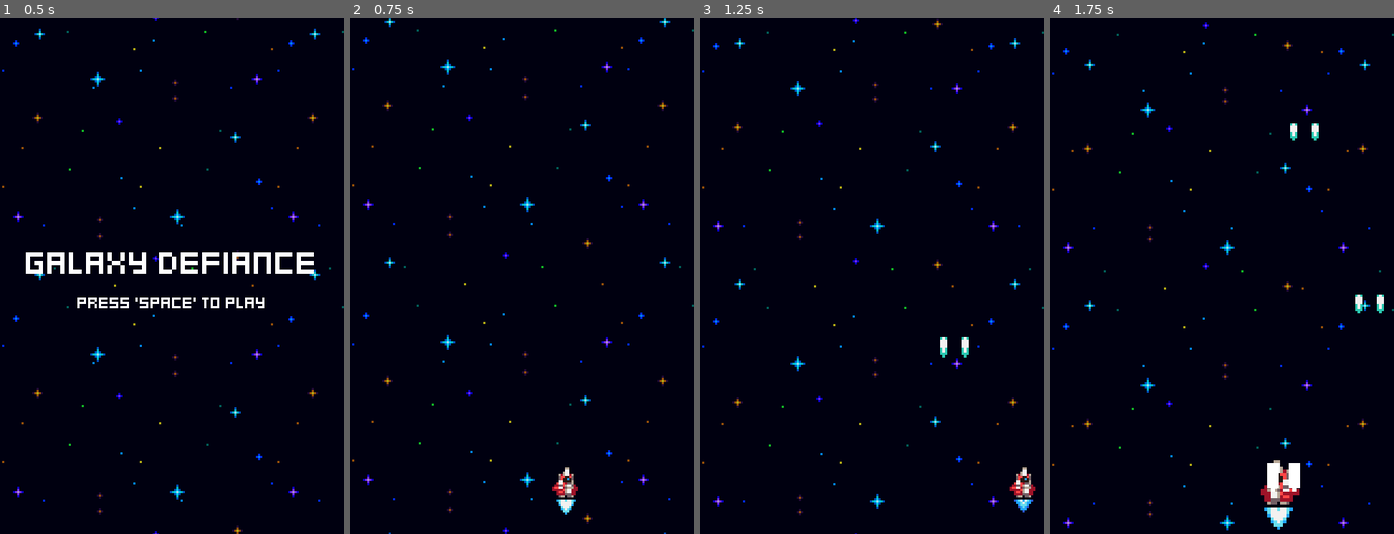
Above: before the commit, frames 1-4 (left to right).
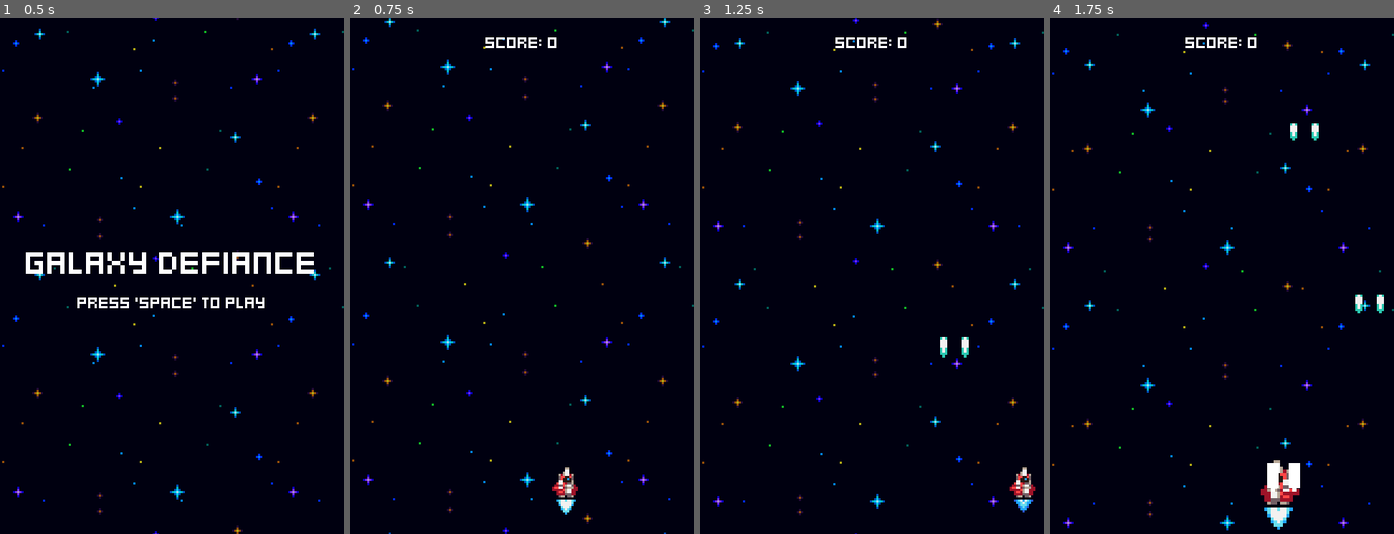
Above: after the commit, the same moments.

Repository: sarahpuspdew/Space-Shooter
Game: Godot game, scene res://Scenes/Menu.tscn
The game is run twice, just before and just after one commit, with the same random seed, the same clock (stepped at 60 frames per second) and the same inputs.
Inputs:
- Up to frame 1 (0.5 s): no input
- Up to frame 2 (0.75 s): tap Space at 0.5 s; hold D (right) from 0.53 s (still down); tap Enter (ui_accept) at 0.6 s
- Up to frame 3 (1.25 s): keep holding D (right); tap Enter (ui_accept) at 0.77, 1.07 s
- Up to frame 4 (1.75 s): release D (right) at 1.28 s; hold A (left) from 1.28 s (still down); tap Enter (ui_accept) at 1.35, 1.52 s

Frame 1 is identical in both runs. In frame 2, 0.2% of the frame differs, in the area x 39-60%, y 3-6%; in frame 3, 0.2%; in frame 4, 0.2%.

Commit message:
Add score and game stats

Diff:
--- /dev/null
+++ b/Components/GameStats.gd
@@ -0,0 +1,10 @@
+extends Resource
+class_name GameStats
+
+signal score_changed(new_score)
+
+@export var highscore : int = 0
+@export var score : int = 0 :
+	set(value):
+		score = value
+		score_changed.emit(score)
--- /dev/null
+++ b/Components/GameStats.tres
@@ -0,0 +1,8 @@
+[gd_resource type="Resource" script_class="GameStats" load_steps=2 format=3 uid="uid://pp08dv71cbqg"]
+
+[ext_resource type="Script" path="res://Components/GameStats.gd" id="1_ib3xr"]
+
+[resource]
+script = ExtResource("1_ib3xr")
+highscore = 0
+score = 0
--- /dev/null
+++ b/Components/ScoreComponent.gd
@@ -0,0 +1,11 @@
+extends Node
+class_name ScoreComponent
+
+@export var game_stats : GameStats
+@export var score_amount : int
+
+
+# This is the function that we call to activate this component. By default it will
+# Use the score_amount when called but we could optionally pass in a different amount.
+func adjust_score(amount: int = score_amount):
+	game_stats.score += amount
--- a/Scenes/Enemy.tscn
+++ b/Scenes/Enemy.tscn
@@ -1,9 +1,11 @@
-[gd_scene load_steps=13 format=3 uid="uid://clphwcg80nac3"]
+[gd_scene load_steps=15 format=3 uid="uid://clphwcg80nac3"]
 
 [ext_resource type="Script" path="res://Scripts/Enemy.gd" id="1_4ycrh"]
 [ext_resource type="Script" path="res://Components/MoveComponent.gd" id="1_5c0es"]
 [ext_resource type="Script" path="res://Components/StatsComponent.gd" id="1_ii8r5"]
 [ext_resource type="Script" path="res://Components/ScaleComponent.gd" id="2_2kloi"]
+[ext_resource type="Script" path="res://Components/ScoreComponent.gd" id="2_yufgc"]
+[ext_resource type="Resource" uid="uid://pp08dv71cbqg" path="res://Components/GameStats.tres" id="3_144ju"]
 [ext_resource type="Script" path="res://Components/FlashComponent.gd" id="4_5woke"]
 [ext_resource type="Script" path="res://Components/ShakeComponent.gd" id="4_c8hnu"]
 [ext_resource type="Script" path="res://Components/HurtboxComponent.gd" id="7_6jdvo"]
@@ -19,6 +21,11 @@
 [node name="AnimatedSprite2D" type="AnimatedSprite2D" parent="."]
 
 [node name="VisibleOnScreenNotifier2D" type="VisibleOnScreenNotifier2D" parent="."]
+
+[node name="ScoreComponent" type="Node" parent="."]
+script = ExtResource("2_yufgc")
+game_stats = ExtResource("3_144ju")
+score_amount = 5
 
 [node name="StatsComponent" type="Node" parent="."]
 script = ExtResource("1_ii8r5")
--- a/Scenes/GreenEnemy.tscn
+++ b/Scenes/GreenEnemy.tscn
@@ -47,10 +47,13 @@
 frame = 1
 frame_progress = 0.240105
 
-[node name="StatsComponent" parent="." index="2"]
+[node name="ScoreComponent" parent="." index="2"]
+score_amount = 3
+
+[node name="StatsComponent" parent="." index="3"]
 health = 3
 
-[node name="MoveComponent" parent="." index="3"]
+[node name="MoveComponent" parent="." index="4"]
 velocity = Vector2(0, 40)
 
 [node name="CollisionShape2D" type="CollisionShape2D" parent="HurtboxComponent" index="0"]
--- /dev/null
+++ b/Scenes/HUD.tscn
@@ -0,0 +1,20 @@
+[gd_scene load_steps=2 format=3 uid="uid://bh31hng370yi0"]
+
+[ext_resource type="LabelSettings" uid="uid://dqt2rtbqq3llc" path="res://Assets/Fonts/DefaultLabelSettings.tres" id="1_7ied4"]
+
+[node name="HUD" type="Control"]
+layout_mode = 3
+anchors_preset = 15
+anchor_right = 1.0
+anchor_bottom = 1.0
+grow_horizontal = 2
+grow_vertical = 2
+
+[node name="Score" type="Label" parent="."]
+layout_mode = 0
+offset_right = 160.0
+offset_bottom = 23.0
+text = "SCORE"
+label_settings = ExtResource("1_7ied4")
+horizontal_alignment = 1
+vertical_alignment = 1
--- a/Scenes/PinkEnemy.tscn
+++ b/Scenes/PinkEnemy.tscn
@@ -61,10 +61,10 @@
 frame = 2
 frame_progress = 0.762349
 
-[node name="StatsComponent" parent="." index="2"]
+[node name="StatsComponent" parent="." index="3"]
 health = 5
 
-[node name="MoveComponent" parent="." index="3"]
+[node name="MoveComponent" parent="." index="4"]
 velocity = Vector2(0, 25)
 
 [node name="CollisionShape2D" type="CollisionShape2D" parent="HurtboxComponent" index="0"]
--- a/Scenes/World.tscn
+++ b/Scenes/World.tscn
@@ -1,12 +1,15 @@
-[gd_scene load_steps=5 format=3 uid="uid://h4s4vda5ejj1"]
+[gd_scene load_steps=7 format=3 uid="uid://h4s4vda5ejj1"]
 
 [ext_resource type="Script" path="res://Scripts/World.gd" id="1_gclmc"]
 [ext_resource type="PackedScene" uid="uid://fcyxv6c1fgqs" path="res://Scenes/Background.tscn" id="1_n0d6q"]
 [ext_resource type="PackedScene" uid="uid://ccqnerqjyhjd2" path="res://Scenes/Player.tscn" id="1_ua5f2"]
+[ext_resource type="Resource" uid="uid://pp08dv71cbqg" path="res://Components/GameStats.tres" id="2_e75ql"]
 [ext_resource type="PackedScene" uid="uid://cgvlc1cx7nkql" path="res://Scenes/EnemyGenerator.tscn" id="3_tmfmt"]
+[ext_resource type="PackedScene" uid="uid://bh31hng370yi0" path="res://Scenes/HUD.tscn" id="6_hqbrr"]
 
 [node name="World" type="Node2D"]
 script = ExtResource("1_gclmc")
+game_stats = ExtResource("2_e75ql")
 
 [node name="Background" parent="." instance=ExtResource("1_n0d6q")]
 
@@ -14,3 +17,5 @@
 position = Vector2(80, 216)
 
 [node name="EnemyGenerator" parent="." instance=ExtResource("3_tmfmt")]
+
+[node name="HUD" parent="." instance=ExtResource("6_hqbrr")]
--- a/Scenes/YellowEnemy.tscn
+++ b/Scenes/YellowEnemy.tscn
@@ -42,10 +42,13 @@
 frame = 1
 frame_progress = 0.958053
 
-[node name="StatsComponent" parent="." index="2"]
+[node name="ScoreComponent" parent="." index="2"]
+score_amount = 2
+
+[node name="StatsComponent" parent="." index="3"]
 health = 2
 
-[node name="MoveComponent" parent="." index="3"]
+[node name="MoveComponent" parent="." index="4"]
 velocity = Vector2(0, 75)
 
 [node name="CollisionShape2D" type="CollisionShape2D" parent="HurtboxComponent" index="0"]
--- a/Scripts/Enemy.gd
+++ b/Scripts/Enemy.gd
@@ -9,6 +9,7 @@
 @onready var hurtbox_component := $HurtboxComponent as HurtboxComponent
 @onready var stats_component := $StatsComponent as StatsComponent
 @onready var destroyed_component := $DestroyedComponent as DestroyedComponent
+@onready var score_component := $ScoreComponent as ScoreComponent
 
 
 func _ready():
@@ -28,6 +29,7 @@
 
 
 func _on_stats_no_health():
+	score_component.adjust_score()
 	queue_free()
 
 
--- a/Scripts/World.gd
+++ b/Scripts/World.gd
@@ -1,10 +1,21 @@
 extends Node2D
 
 @onready var player := $Player
+@onready var hud = $HUD
+
+@export var game_stats : GameStats
 
 
 func _ready():
+	game_stats.score_changed.connect(update_score_label)
+	update_score_label(game_stats.score)
+
 	player.tree_exiting.connect(func():
 		await get_tree().create_timer(1.0).timeout
 		get_tree().change_scene_to_file("res://Scenes/GameOver.tscn")
 	)
+
+
+func update_score_label(new_score : int):
+	var score_label = hud.get_node("Score") as Label
+	score_label.text = "Score: " + str(new_score)
